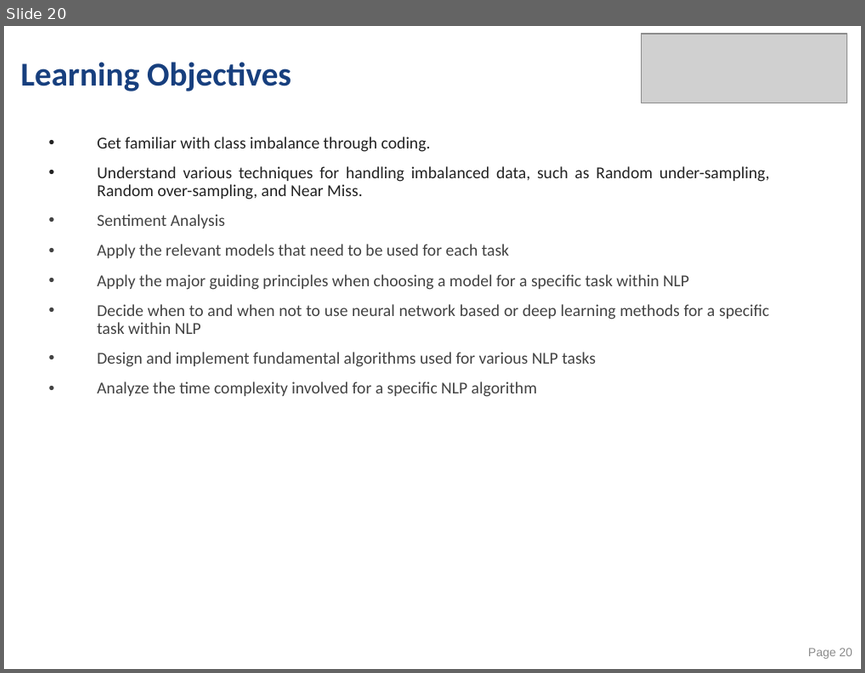
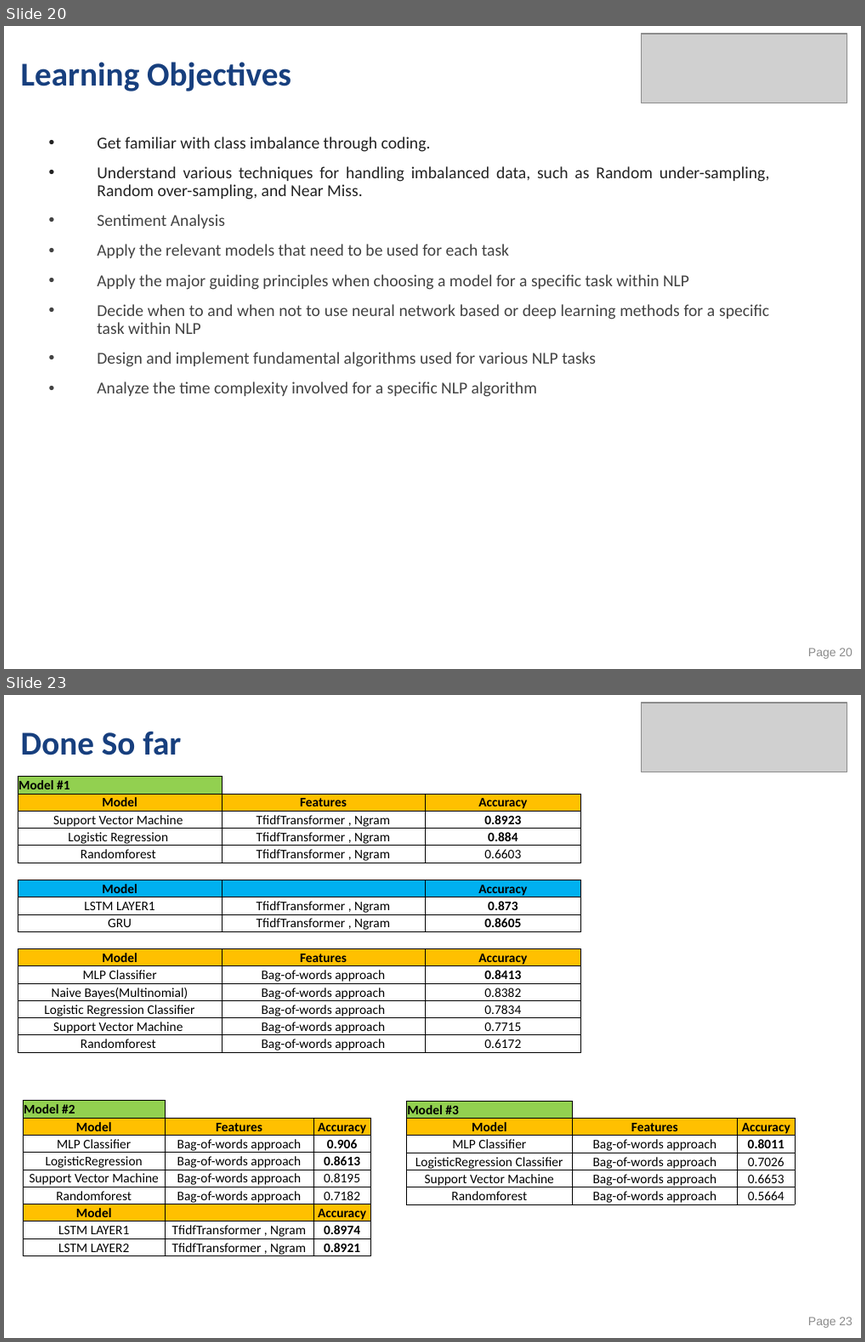
Before and after one commit to sivakrishnathota5/CommunityHelp, a slide deck: Graduate Certificate in Practical Language Processing/Project Presentation/ITSS_Practical Language Processing - Project Proposal.pptx. Shown one above the other, each under a label of ours: slide 20 before the commit, slides 20 and 23 after it; the slides between them are not shown. The pictures are 865x673 and 865x1342 pixels, drawn with LibreOffice and Linux fonts; fonts in the diff are those of the drawing; grey boxes stand for pictures. Boxes give left, top, right and bottom in pixels: in the first picture for what was removed or moved away, otherwise in the second. Text is boxed around its words. In the diff, an @@ line names an element or a change of style, - is before the commit and + after.

```diff
--- a/Graduate Certificate in Practical Language Processing/Project Presentation/ITSS_Practical Language Processing - Project Proposal.pptx
+++ b/Graduate Certificate in Practical Language Processing/Project Presentation/ITSS_Practical Language Processing - Project Proposal.pptx
@@ slide 23 added at bbox=[4, 695, 861, 1338], background #FFFFFF @@
@@ picture added at bbox=[642, 703, 847, 772] @@
@@ title added at bbox=[21, 731, 181, 755], 28 pt, text #173F7E, bold @@
+Done So far
@@ table added at bbox=[18, 777, 581, 1054], 16 rows, 3 columns @@
+Model #1 |  | 
+Model | Features | Accuracy
+Support Vector Machine | TfidfTransformer , Ngram | 0.8923
+Logistic Regression | TfidfTransformer , Ngram | 0.884
+Randomforest | TfidfTransformer , Ngram | 0.6603
+ |  | 
+Model |  | Accuracy
+LSTM LAYER1 | TfidfTransformer , Ngram | 0.873
+GRU | TfidfTransformer , Ngram | 0.8605
+ |  | 
+Model | Features | Accuracy
+MLP Classifier | Bag-of-words approach | 0.8413
+Naive Bayes(Multinomial) | Bag-of-words approach | 0.8382
+Logistic Regression Classifier | Bag-of-words approach | 0.7834
+Support Vector Machine | Bag-of-words approach | 0.7715
+Randomforest | Bag-of-words approach | 0.6172
@@ table added at bbox=[23, 1100, 370, 1258], 9 rows, 3 columns @@
+Model #2 |  | 
+Model | Features | Accuracy
+MLP Classifier | Bag-of-words approach | 0.906
+LogisticRegression | Bag-of-words approach | 0.8613
+Support Vector Machine | Bag-of-words approach | 0.8195
+Randomforest | Bag-of-words approach | 0.7182
+Model |  | Accuracy
+LSTM LAYER1 | TfidfTransformer , Ngram | 0.8974
+LSTM LAYER2 | TfidfTransformer , Ngram | 0.8921
@@ table added at bbox=[407, 1100, 794, 1206], 6 rows, 3 columns @@
+Model #3 |  | 
+Model | Features | Accuracy
+MLP Classifier | Bag-of-words approach | 0.8011
+LogisticRegression Classifier | Bag-of-words approach | 0.7026
+Support Vector Machine | Bag-of-words approach | 0.6653
+Randomforest | Bag-of-words approach | 0.5664
@@ page number added at bbox=[808, 1316, 852, 1327], 10 pt, text #8C8C8C @@
+Page 23
```
Also in this commit, not shown: 4 slides changed, 2 other slides added, 59 other files.
